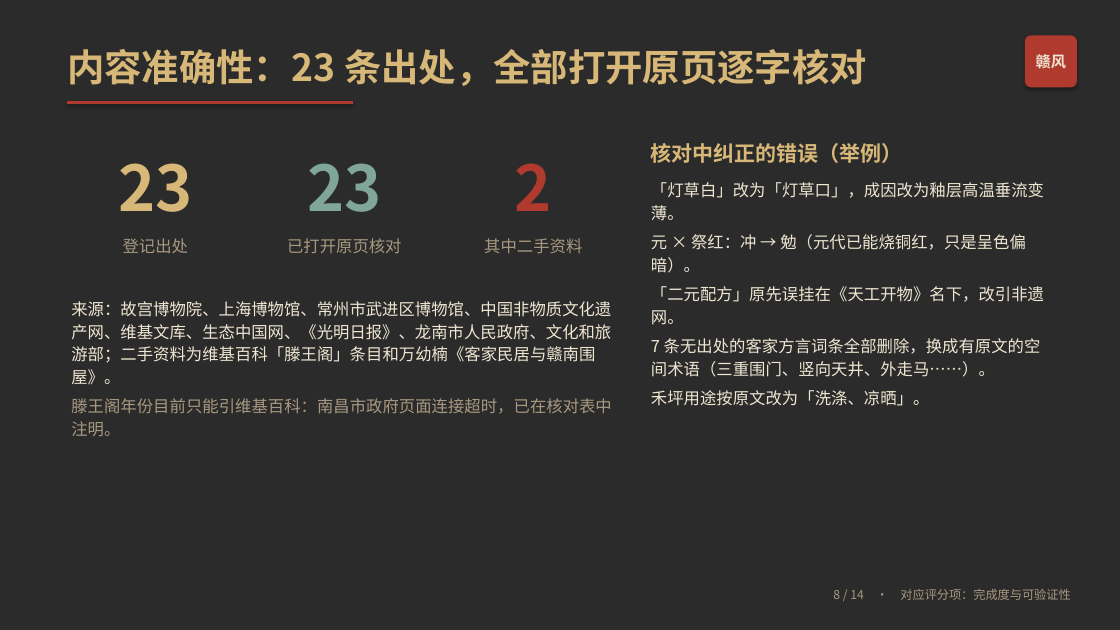
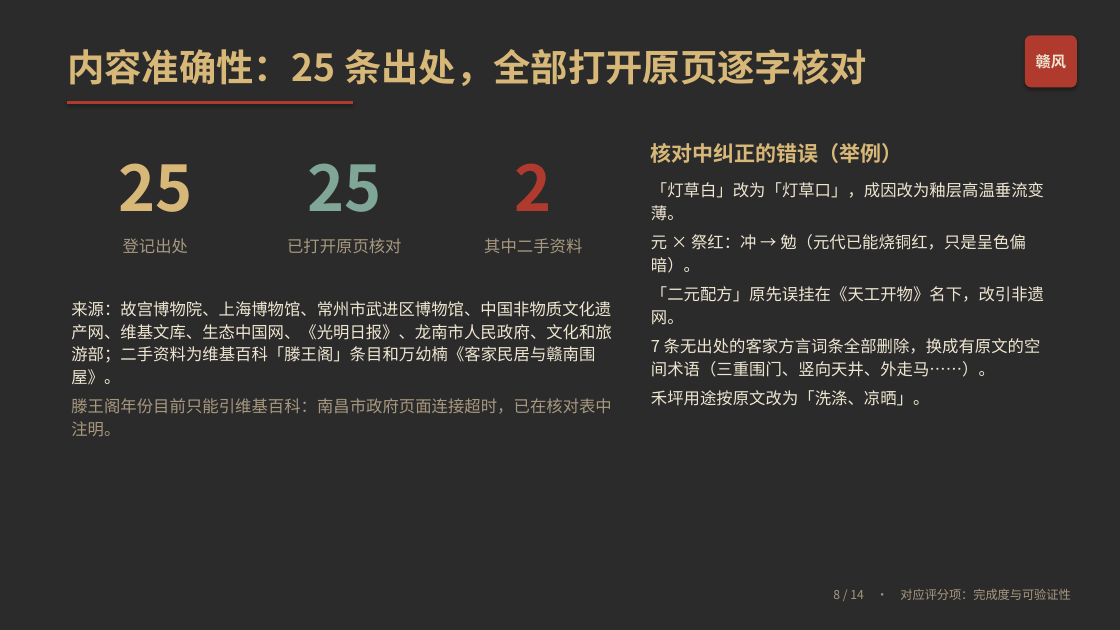
Before and after one commit to asungod/ganfeng-cmit, a slide deck: slide 8 of docs/submit14/06-答辩PPT.pptx. Drawn at 1120x630 pixels with LibreOffice and Linux fonts; fonts in the diff are those of the drawing; background and template pictures are left out; a plain dark background stands for a picture behind light text. Boxes give left, top, right and bottom in pixels: in the first picture for what was removed or moved away, otherwise in the second. Text is boxed around its words. In the diff, an @@ line names an element or a change of style, - is before the commit and + after.

Commit message:
docs: 作品说明/出处/许可/答辩材料学术化与配图
- 01 作品说明：摘要/关键词、12 张连续编号配图、25 条 [EB/OL] 参考文献、史实/设计约定/示意分级
- 03 许可：软件字体 / Poly Haven / Freesound 四表 + 边界说明；Quaternius/Kenney 标为 v24 已停用
- 09 出处：25 条统一引用格式、状态定义与统计、规则→出处→状态对照
- 04/05：修正第三方素材与“无第三方音频”的错误，出处数改 25
- 06/07：答辩 14 页重排与 13 镜双语分镜；PPT 修正 23→25、三扇门、出厂约束表
- 新增 14 张提交截图、md2docx 工具与重新生成的 docx/pdf
- 注意：06-答辩PPT.pdf 仍是旧预览，需在 PowerPoint/WPS 中重新导出

```diff
--- a/docs/submit14/06-答辩PPT.pptx
+++ b/docs/submit14/06-答辩PPT.pptx
@@ text at box(67, 49, 867, 86): text changed @@
-内容准确性：23 条出处，全部打开原页逐字核对
+内容准确性：25 条出处，全部打开原页逐字核对
@@ text at box(118, 163, 192, 212): text changed @@
-23
+25
@@ text at box(307, 163, 381, 212): text changed @@
-23
+25
```
Also in this commit, not shown: 2 other slides changed, 40 other files.
